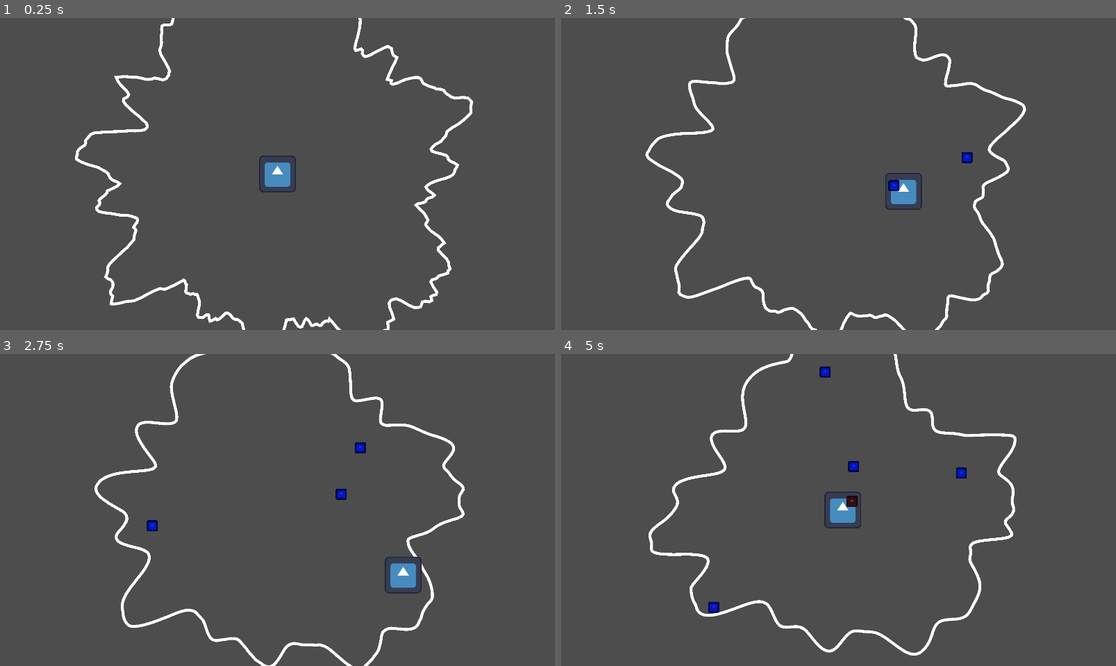
Above: before the commit, frames 1-4 (two rows, left to right).
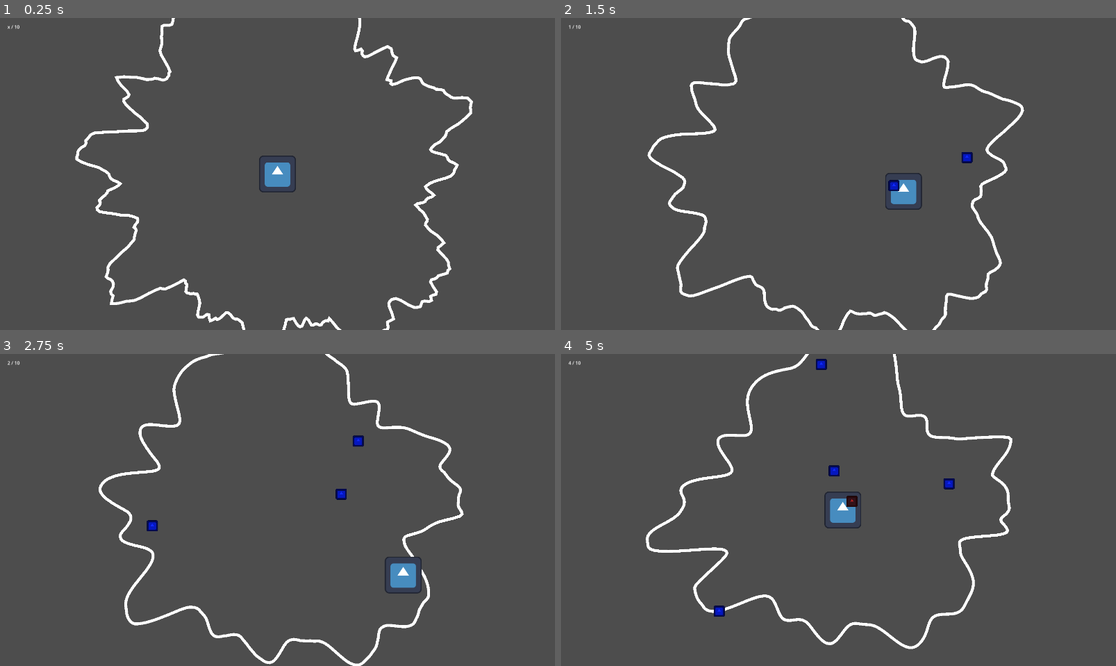
Above: after the commit, the same moments.

Repository: ekaktusz/bullet-hell-jam-7
Game: Godot game, scene res://Scenes/Map/Map.tscn
The game is run twice, just before and just after one commit, with the same random seed, the same clock (stepped at 60 frames per second) and the same inputs. The engine's default icon, where the game draws it, is replaced by a stand-in: a white triangle on a blue panel in a dark square.
Inputs (mouse positions are in pixels of both pictures, inside the frame that each line leads up to):
- Up to frame 1 (0.25 s): no input
- Up to frame 2 (1.5 s): move the mouse to (960, 158) at 0.52 s; hold Right (ui_right) 0.53-1.28 s; click (960, 158) at 0.67 s; move the mouse to (727, 189) at 1.27 s; hold Down (ui_down) from 1.28 s (still down); click (727, 189) at 1.42 s
- Up to frame 3 (2.75 s): move the mouse to (333, 441) at 2.02 s; release Down (ui_down) at 2.03 s; hold Right (ui_right) from 2.03 s (still down); click (333, 441) at 2.17 s
- Up to frame 4 (5 s): move the mouse to (810, 572) at 2.77 s; release Right (ui_right) at 2.78 s; hold Up (ui_up) 2.78-3.53 s; click (810, 572) at 2.92 s; move the mouse to (1005, 556) at 3.52 s; hold Left (ui_left) from 3.53 s (still down); click (1005, 556) at 3.67 s; move the mouse to (672, 463) at 4.27 s; click (672, 463) at 4.42 s

The runs differ from the first frame. In frame 1, 0.7% of the frame differs, in the area x 1-86%, y 0-100%; in frame 2, 2.5%; in frame 3, 3.9%; in frame 4, 4.7%, in the area x 1-83%, y 0-97%.

Commit message:
max bullet count and bullet remove on player hit added

Diff:
--- a/Scenes/Brain/Brain.tscn
+++ b/Scenes/Brain/Brain.tscn
@@ -3,24 +3,28 @@
 [ext_resource type="Script" uid="uid://b1clhw7jtx4st" path="res://Scenes/Brain/brain.gd" id="1_hdu4i"]
 [ext_resource type="Texture2D" uid="uid://bpk8mwrd5w4tv" path="res://icon.svg" id="2_5bh3e"]
 
-[sub_resource type="RectangleShape2D" id="RectangleShape2D_0e48y"]
-size = Vector2(124, 121)
+[sub_resource type="CircleShape2D" id="CircleShape2D_hdu4i"]
 
-[sub_resource type="RectangleShape2D" id="RectangleShape2D_epypp"]
+[sub_resource type="CircleShape2D" id="CircleShape2D_5bh3e"]
+radius = 61.008198
 
-[node name="Brain" type="CharacterBody2D" unique_id=1118878017]
+[node name="Brain" type="CharacterBody2D" unique_id=1118878017 groups=["player"]]
 collision_layer = 8
-collision_mask = 8
+collision_mask = 0
 script = ExtResource("1_hdu4i")
 
 [node name="Area2D" type="Area2D" parent="." unique_id=1184544161 groups=["player"]]
+collision_layer = 9
+collision_mask = 9
 
 [node name="CollisionShape2D" type="CollisionShape2D" parent="Area2D" unique_id=1927511839]
 position = Vector2(0, 1.5)
-shape = SubResource("RectangleShape2D_0e48y")
+shape = SubResource("CircleShape2D_hdu4i")
 
 [node name="Sprite2D" type="Sprite2D" parent="." unique_id=616194711]
 texture = ExtResource("2_5bh3e")
 
 [node name="CollisionShape2D" type="CollisionShape2D" parent="." unique_id=579428029]
-shape = SubResource("RectangleShape2D_epypp")
+shape = SubResource("CircleShape2D_5bh3e")
+
+[connection signal="body_entered" from="Area2D" to="." method="_on_area_2d_body_entered"]
--- a/Scenes/Brain/brain.gd
+++ b/Scenes/Brain/brain.gd
@@ -2,7 +2,6 @@
 
 
 const SPEED = 300.0
-
 
 func _physics_process(delta: float) -> void:
 
--- a/Scenes/Bullet/bullet.gd
+++ b/Scenes/Bullet/bullet.gd
@@ -25,6 +25,8 @@
 var min_dot = 0.2
 var correction_strength = 0.4
 
+var has_bounced = false
+
 func _ready() -> void:
 	var number = rng.randf()
 	if number < 0.1:
@@ -49,10 +51,9 @@
 
 func bounce_bullet(normal: Vector2):
 	max_bounce -= 1
-
+	has_bounced = true
 	if max_bounce <= 0:
-		remove_bullet.emit(get_instance_id())
-		remove_bullet_after_timer()
+		trigger_bullet_remove()
 		return
 
 	var v = velocity.normalized()
@@ -73,6 +74,11 @@
 	apply_impact.emit(self)
 	start_cooldown()
 
+func trigger_bullet_remove():
+	self.hide()
+	remove_bullet.emit(get_instance_id())
+	remove_bullet_after_timer()
+
 func remove_bullet_after_timer():
 	await get_tree().create_timer(time_to_remove_bullet).timeout
 	queue_free()
@@ -80,3 +86,9 @@
 func start_cooldown():
 	await get_tree().create_timer(bounce_cooldown).timeout
 	can_bounce = true
+
+
+func _on_area_2d_area_entered(area: Area2D) -> void:
+	if area.is_in_group("player") and has_bounced:
+		print("HUT DETECTED")
+		trigger_bullet_remove()
--- a/Scenes/Bullet/bullet.tscn
+++ b/Scenes/Bullet/bullet.tscn
@@ -9,7 +9,7 @@
 [sub_resource type="CircleShape2D" id="CircleShape2D_lv0gj"]
 radius = 83.39997
 
-[node name="Bullet" type="CharacterBody2D" unique_id=15843264]
+[node name="Bullet" type="CharacterBody2D" unique_id=15843264 groups=["bullet"]]
 scale = Vector2(0.3, 0.3)
 collision_layer = 4
 collision_mask = 0
@@ -23,8 +23,10 @@
 texture = ExtResource("1_v7oki")
 
 [node name="Area2D" type="Area2D" parent="." unique_id=2004458116 groups=["bullet"]]
+collision_layer = 9
+collision_mask = 9
 
-[node name="CollisionShape2D" type="CollisionShape2D" parent="Area2D" unique_id=433703495]
+[node name="CollisionShape2D" type="CollisionShape2D" parent="Area2D" unique_id=433703495 groups=["bullet"]]
 shape = SubResource("CircleShape2D_lv0gj")
 
-[connection signal="area_shape_entered" from="Area2D" to="." method="_on_area_2d_area_shape_entered"]
+[connection signal="area_entered" from="Area2D" to="." method="_on_area_2d_area_entered"]
--- a/Scenes/Map/Map.tscn
+++ b/Scenes/Map/Map.tscn
@@ -14,3 +14,12 @@
 [node name="Bullets" type="Node2D" parent="." unique_id=2094394624]
 
 [node name="Camera2D" type="Camera2D" parent="." unique_id=2071232349]
+
+[node name="Label" type="Label" parent="." unique_id=2101833982]
+offset_left = -934.0
+offset_top = -521.0
+offset_right = -888.0
+offset_bottom = -498.0
+size_flags_horizontal = 0
+size_flags_vertical = 0
+text = "x / 10 "
--- a/Scenes/Map/map.gd
+++ b/Scenes/Map/map.gd
@@ -3,10 +3,11 @@
 @onready var line_2d: Line2D = $Line2D
 @onready var brain: CharacterBody2D = $Brain
 @onready var bullets_container: Node2D = $Bullets
+@onready var label: Label = $Label
 const BULLET = preload("uid://cycafl512rjsx")
 
 #map
-var map_speed = 20
+var map_speed = 25
 var noise = FastNoiseLite.new()
 var damping = 0.97
 var spike_size = 250
@@ -20,6 +21,8 @@
 var shoot_cooldown = 0.1
 var shoot_timer := 0.0
 var can_shoot = true
+
+var max_bullet_count = 10
 
 func _ready():
 	noise.frequency = 2
@@ -92,35 +95,78 @@
 			closest_dist = dist
 			var edge = (b - a).normalized()
 			var normal = Vector2(-edge.y, edge.x)
-			print(normal)
 			if normal.dot(point) < 0:
 				normal = -normal
 			best_normal = normal
 	return best_normal
 
 func check_outside():
+	check_bullets_outside()
+	check_brain_outside()
+
+
+func check_bullets_outside():
 	for bullet in bullets:
 		var local = to_local(bullet.global_position)
 		if !Geometry2D.is_point_in_polygon(local, points):
 			var normal = get_closest_normal(local)
 			bullet.try_bounce(normal)
 
+
+func check_brain_outside():
+	if brain:
+		var shape = brain.get_node("CollisionShape2D").shape
+
+		if shape is CircleShape2D:
+			var radius = shape.radius
+			var pos = brain.global_position
+
+			var test_points = [
+				pos,
+				pos + Vector2(radius, 0),
+				pos + Vector2(-radius, 0),
+				pos + Vector2(0, radius),
+				pos + Vector2(0, -radius),
+
+				# diagonals
+				pos + Vector2(radius, radius).normalized() * radius,
+				pos + Vector2(-radius, radius).normalized() * radius,
+				pos + Vector2(radius, -radius).normalized() * radius,
+				pos + Vector2(-radius, -radius).normalized() * radius,
+			]
+
+			for p in test_points:
+				var local_p = to_local(p)
+
+				if !Geometry2D.is_point_in_polygon(local_p, points):
+					end_run()
+					##trigger end-run mechaning and the rest is not needed
+					brain.hide()
+					break
+				else: brain.show()
+
 func spawn_bullet():
-	var bullet = BULLET.instantiate()
-	var mouse_pos = get_global_mouse_position()
-	var spawn_pos = brain.position
-	var direction = (mouse_pos - to_global(spawn_pos)).normalized()
-	bullet.global_position = spawn_pos
-	bullet.velocity = direction * bullet.bullet_speed
-	bullets.append(bullet)
-	bullet.remove_bullet.connect(_on_bullet_remove)
-	bullet.apply_impact.connect(_on_apply_impact)
-	bullets_container.add_child(bullet)
+	if brain && bullets.size() <= max_bullet_count:
+		update_bullet_label()
+		var bullet = BULLET.instantiate()
+		var mouse_pos = get_global_mouse_position()
+		var spawn_pos = brain.position
+		var direction = (mouse_pos - to_global(spawn_pos)).normalized()
+		bullet.global_position = spawn_pos
+		bullet.velocity = direction * bullet.bullet_speed
+		bullets.append(bullet)
+		bullet.remove_bullet.connect(_on_bullet_remove)
+		bullet.apply_impact.connect(_on_apply_impact)
+		bullets_container.add_child(bullet)
+
+func update_bullet_label():
+	label.text = str(bullets.size()) + " / " + str(max_bullet_count)
 
 func _on_bullet_remove(id):
 	for bullet in bullets:
 		if bullet.get_instance_id() == id:
 			bullets.erase(bullet)
+			update_bullet_label()
 			return
 
 func _on_apply_impact(bullet):
@@ -136,3 +182,7 @@
 func shoot_cooldown_timer():
 	await get_tree().create_timer(shoot_cooldown).timeout
 	can_shoot = true
+
+func end_run():
+	#todo real end run mechanic
+	pass
